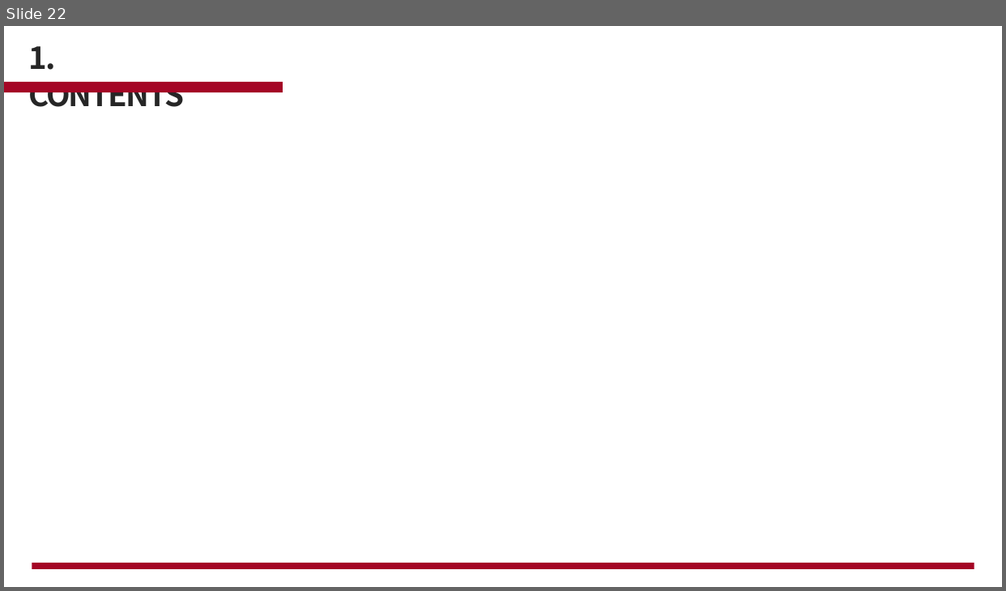
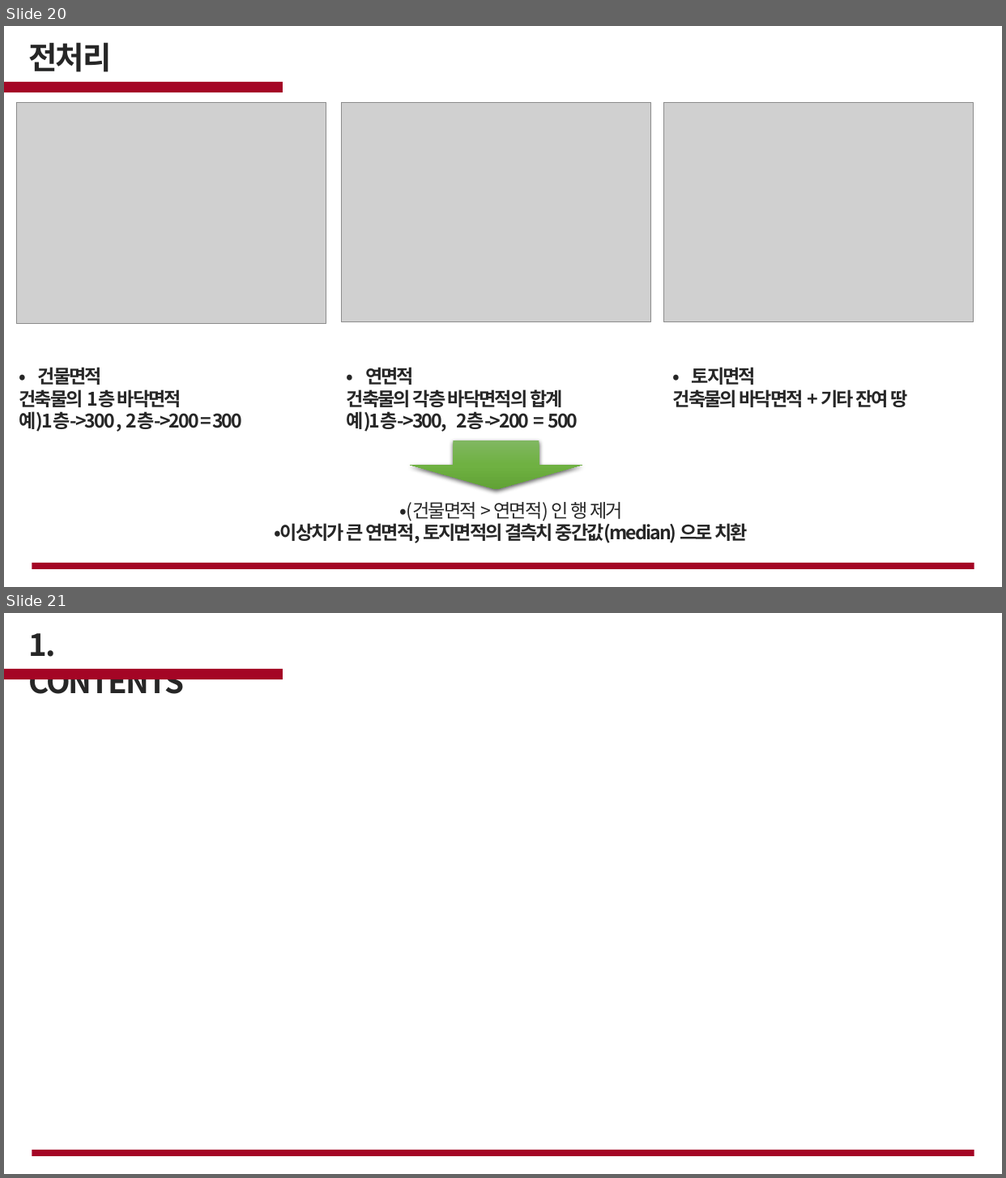
Before and after one commit to cjsgk106/fire-prediction-analysis, a slide deck: work/화재.pptx. Shown one above the other, each under a label of ours: slide 22 before the commit, slides 20 and 21 after it. The pictures are 1006x591 and 1006x1178 pixels, drawn with LibreOffice and Linux fonts; fonts in the diff are those of the drawing; grey boxes stand for pictures; background and template pictures are left out. Boxes give left, top, right and bottom in pixels: in the first picture for what was removed or moved away, otherwise in the second. Text is boxed around its words. In the diff, an @@ line names an element or a change of style, - is before the commit and + after.

Commit message:
plt

```diff
--- a/work/화재.pptx
+++ b/work/화재.pptx
@@ slide 20 added at (x1=4, y1=26, x2=1002, y2=587), background picture (left out) @@
@@ text added at (x1=28, y1=42, x2=111, y2=72), 30 pt, text #262626, bold @@
+전처리
@@ rectangle added at (x1=4, y1=82, x2=283, y2=92), fill #A40525 @@
@@ picture added at (x1=17, y1=102, x2=326, y2=323) @@
@@ picture added at (x1=342, y1=102, x2=651, y2=322) @@
@@ picture added at (x1=663, y1=102, x2=973, y2=322) @@
@@ text added at (x1=19, y1=367, x2=242, y2=432), 18 pt, text #262626, bold @@
+•건물면적
+건축물의 1층 바닥면적
+예)1층->300 , 2층->200 = 300
@@ text added at (x1=347, y1=367, x2=577, y2=432), 18 pt, text #262626, bold @@
+•연면적
+건축물의 각층 바닥면적의 합계
+예)1층->300, 2층->200 = 500
@@ text added at (x1=673, y1=367, x2=908, y2=408), 18 pt, text #262626, bold @@
+•토지면적
+건축물의 바닥면적 + 기타 잔여 땅
@@ down arrow added at (x1=411, y1=441, x2=582, y2=489), fill gradient #81B861 to #6FB242 to #62A336 @@
@@ text added at (x1=275, y1=502, x2=748, y2=544), 18 pt, text #262626, bold @@
+•(건물면적 > 연면적) 인 행 제거
+•이상치가 큰 연면적, 토지면적의 결측치 중간값(median) 으로 치환
@@ rectangle added at (x1=32, y1=563, x2=974, y2=570), fill #A40525 @@
@@ what was slide 22 is now slide 21 @@
```
Also in this commit, not shown: 3 slides changed, 4 other slides added, 4 slides removed.
